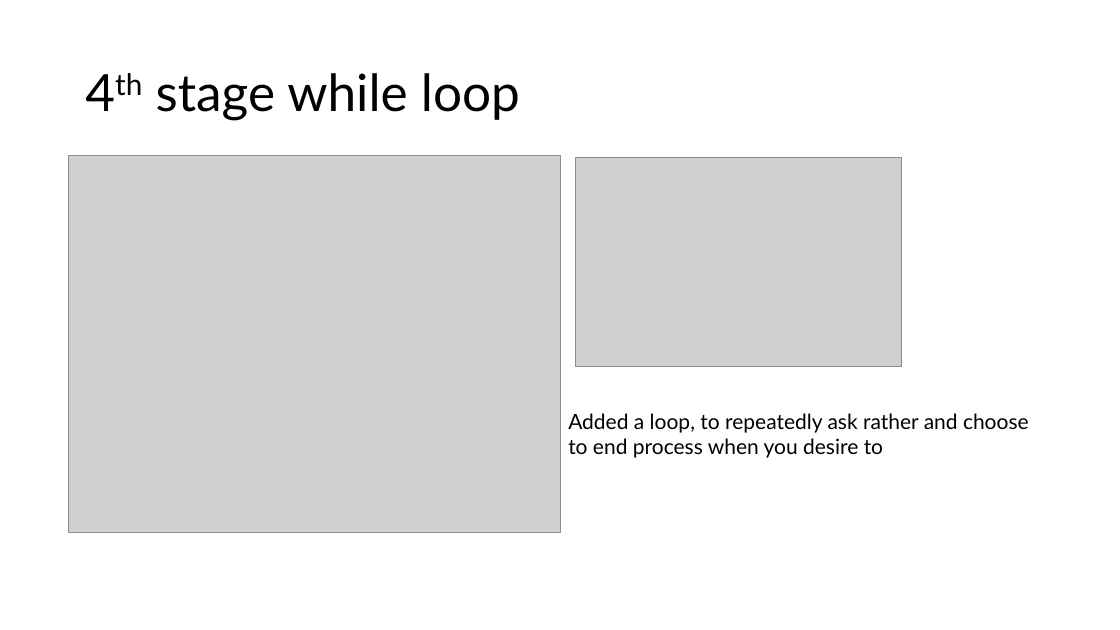
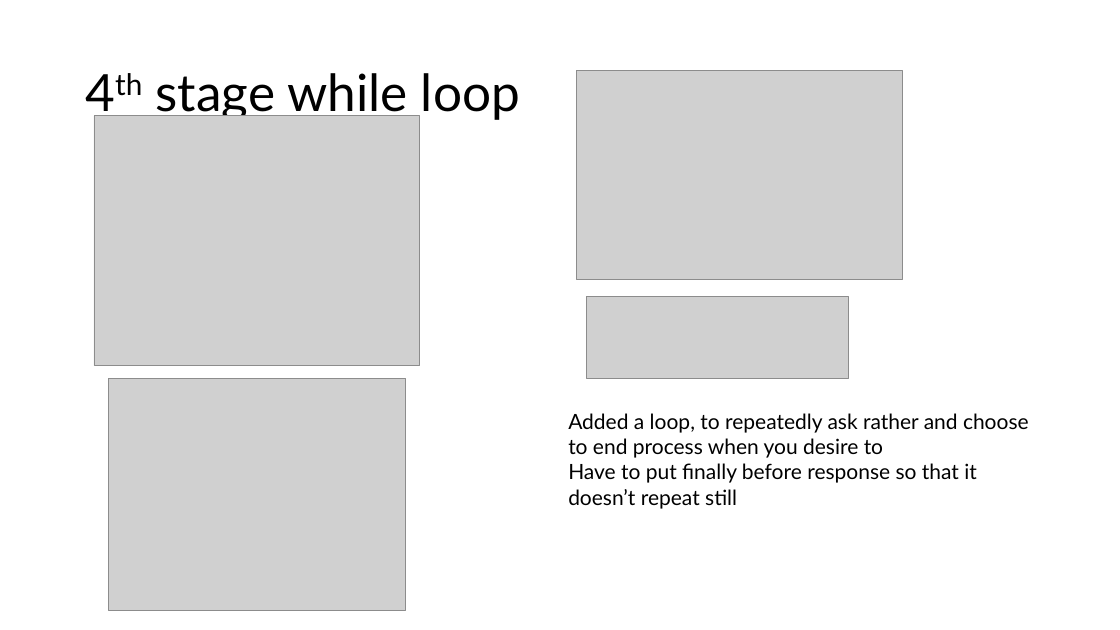
Before and after one commit to PengoPango/403IT_Programming_repos, a slide deck: slide 5 of 403_Programming/assignments/palindromeprogress_screenshots.pptx. Drawn at 1120x630 pixels with LibreOffice and Linux fonts; fonts in the diff are those of the drawing; grey boxes stand for pictures. Boxes give left, top, right and bottom in pixels: in the first picture for what was removed or moved away, otherwise in the second. Text is boxed around its words. In the diff, an @@ line names an element or a change of style, - is before the commit and + after.

```diff
--- a/403_Programming/assignments/palindromeprogress_screenshots.pptx
+++ b/403_Programming/assignments/palindromeprogress_screenshots.pptx
@@ picture: place and size @@
-picture at (576, 158, 902, 367)
+picture at (577, 71, 903, 280)
@@ picture: place and size @@
-picture at (68, 155, 560, 533)
+picture at (94, 116, 420, 365)
@@ picture added at (587, 297, 849, 378) @@
@@ picture added at (108, 378, 406, 610) @@
@@ text at (568, 463, 977, 509): paragraph added @@
+Have to put finally before response so that it doesn’t repeat still
```
Also in this commit, not shown: 1 other slide changed, 5 other files.
